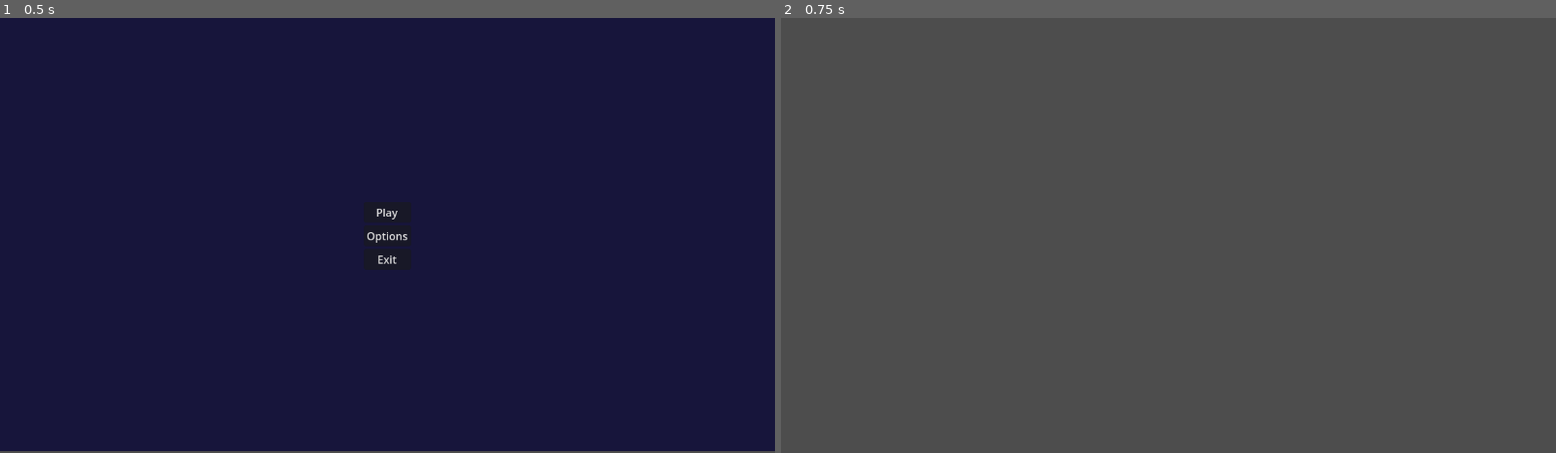
Above: before the commit, frames 1-2 (left to right).
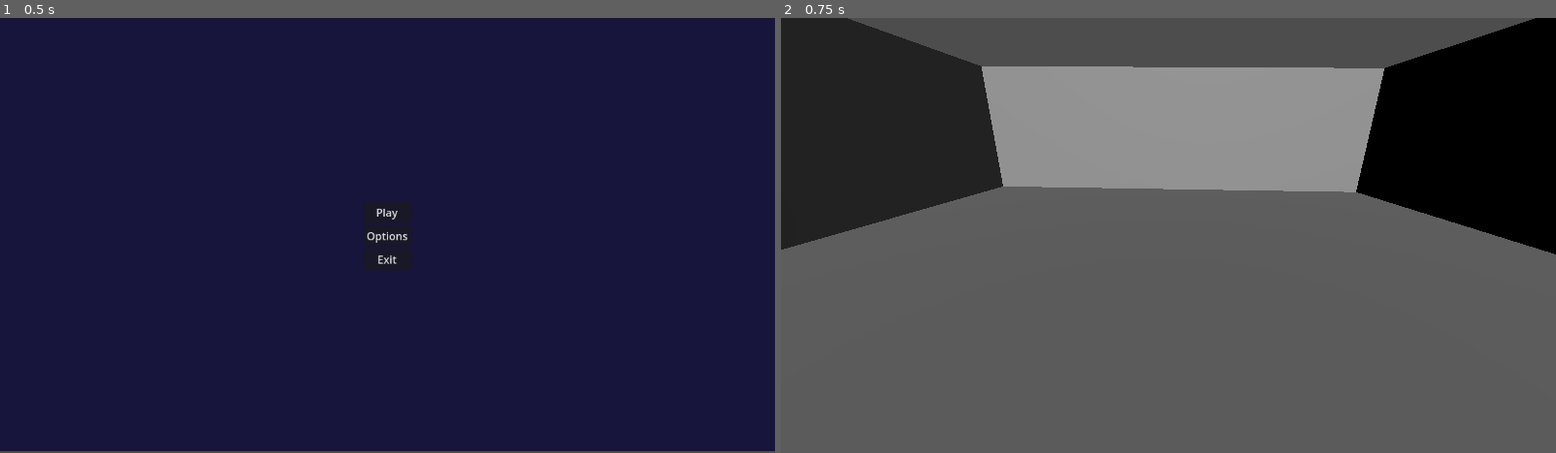
Above: after the commit, the same moments.

Repository: moriartyjk/nova_horizons
Game: Godot game, scene res://scenes/menus/main_menu.tscn
Same seed, same stepped clock (60 frames per second), same inputs: the game is played once before the commit and once after it.
Inputs:
- Up to frame 1 (0.5 s): no input
- Up to frame 2 (0.75 s): click "Play" at 0.5 s

Frame 1 is identical in both runs. In frame 2, 35% of the frame differs, in the area x 0-100%, y 0-55%.

Commit message:
added sample environment for visual confirmation of game play

Diff:
--- /dev/null
+++ b/scenes/environment.tscn
@@ -0,0 +1,55 @@
+[gd_scene load_steps=5 format=3 uid="uid://dxritfrb7n2np"]
+
+[sub_resource type="BoxShape3D" id="BoxShape3D_p5l2k"]
+size = Vector3(14, 0.25, 18)
+
+[sub_resource type="BoxMesh" id="BoxMesh_gpeu5"]
+
+[sub_resource type="BoxShape3D" id="BoxShape3D_q6234"]
+size = Vector3(13.885, 5, 1)
+
+[sub_resource type="BoxMesh" id="BoxMesh_rrq3x"]
+
+[node name="Environment" type="Node3D"]
+
+[node name="Floor" type="StaticBody3D" parent="."]
+
+[node name="CollisionShape3D" type="CollisionShape3D" parent="Floor"]
+transform = Transform3D(-0.999657, 0.026177, 0, -0.026177, -0.999657, 0, 0, 0, 1, 0, 0, 0)
+shape = SubResource("BoxShape3D_p5l2k")
+
+[node name="MeshInstance3D" type="MeshInstance3D" parent="Floor"]
+transform = Transform3D(13.858, 0, 0, 0, 0.264, 0, 0, 0, 18, 0, 0, 0)
+mesh = SubResource("BoxMesh_gpeu5")
+
+[node name="Wall" type="StaticBody3D" parent="."]
+
+[node name="CollisionShape3D" type="CollisionShape3D" parent="Wall"]
+transform = Transform3D(1, 0, 0, 0, 1, 0, 0, 0, 1, 0, 2.45, 8.504)
+shape = SubResource("BoxShape3D_q6234")
+
+[node name="MeshInstance3D" type="MeshInstance3D" parent="Wall"]
+transform = Transform3D(13.875, 0, 0, 0, 5, 0, 0, 0, 1, 0, 2.5, 8.504)
+mesh = SubResource("BoxMesh_rrq3x")
+
+[node name="Wall2" type="StaticBody3D" parent="."]
+transform = Transform3D(-1, 0, -8.74228e-08, 0, 1, 0, 8.74228e-08, 0, -1, 0, 0, -0.00914288)
+
+[node name="CollisionShape3D" type="CollisionShape3D" parent="Wall2"]
+transform = Transform3D(1, 0, 0, 0, 1, 0, 0, 0, 1, 0, 2.45, 8.504)
+shape = SubResource("BoxShape3D_q6234")
+
+[node name="MeshInstance3D" type="MeshInstance3D" parent="Wall2"]
+transform = Transform3D(13.875, 0, 0, 0, 5, 0, 0, 0, 1, 0, 2.5, 8.504)
+mesh = SubResource("BoxMesh_rrq3x")
+
+[node name="Wall3" type="StaticBody3D" parent="."]
+transform = Transform3D(-4.37114e-08, 0, 1, 0, 1, 0, -1, 0, -4.37114e-08, -2.03281, 0, -0.00914288)
+
+[node name="CollisionShape3D" type="CollisionShape3D" parent="Wall3"]
+transform = Transform3D(1, 0, 0, 0, 1, 0, 0, 0, 1, 0, 2.45, 8.504)
+shape = SubResource("BoxShape3D_q6234")
+
+[node name="MeshInstance3D" type="MeshInstance3D" parent="Wall3"]
+transform = Transform3D(17.6256, 0, 0, 0, 5, 0, 0, 0, 1, 0, 2.5, 8.504)
+mesh = SubResource("BoxMesh_rrq3x")
--- a/scenes/game.tscn
+++ b/scenes/game.tscn
@@ -1,3 +1,13 @@
-[gd_scene format=3 uid="uid://bs2k6brr1usjb"]
+[gd_scene load_steps=2 format=3 uid="uid://bs2k6brr1usjb"]
+
+[ext_resource type="PackedScene" path="res://scenes/environment.tscn" id="1_nn353"]
 
 [node name="Game" type="Node3D"]
+
+[node name="DirectionalLight3D" type="DirectionalLight3D" parent="."]
+transform = Transform3D(0.0954207, 0.351195, -0.931427, 0.103103, 0.927177, 0.360156, 0.990083, -0.130399, 0.0522627, -14.0321, 6.90853, 3.79163)
+
+[node name="Camera3D" type="Camera3D" parent="."]
+transform = Transform3D(0.0313207, 0.329698, -0.943567, 0.0105794, 0.943868, 0.330154, 0.999453, -0.020323, 0.0260745, -6.8924, 2.39649, 0)
+
+[node name="Environment" parent="." instance=ExtResource("1_nn353")]
